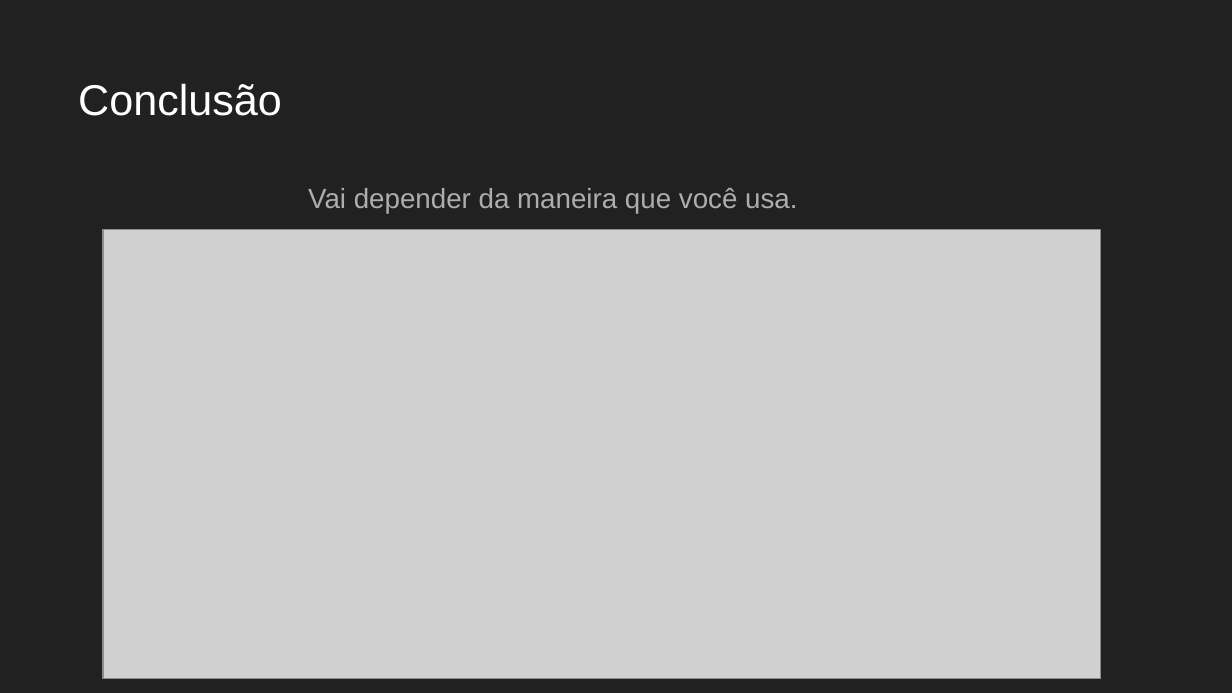
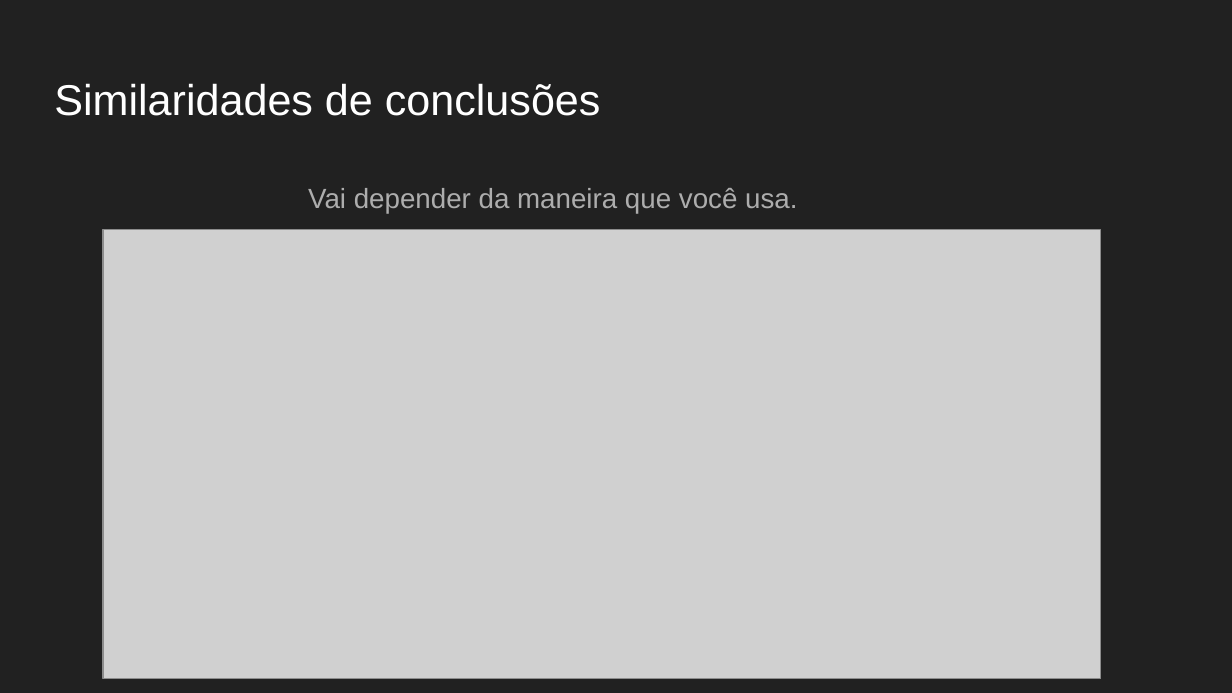
Before and after one commit to rafaelamumbach/o-fim-da-programacao, a slide deck: slide 12 of slides/O FIM DA PROGRAMAÇÃO.pptx. Drawn at 1232x693 pixels with LibreOffice and Linux fonts; fonts in the diff are those of the drawing; grey boxes stand for pictures. Boxes give left, top, right and bottom in pixels: in the first picture for what was removed or moved away, otherwise in the second. Text is boxed around its words. In the diff, an @@ line names an element or a change of style, - is before the commit and + after.

```diff
--- a/slides/O FIM DA PROGRAMAÇÃO.pptx
+++ b/slides/O FIM DA PROGRAMAÇÃO.pptx
@@ title at bbox=[54, 83, 601, 116]: text changed @@
-Conclusão
+Similaridades de conclusões
```
Also in this commit, not shown: 1 slide added, 1 other file.
